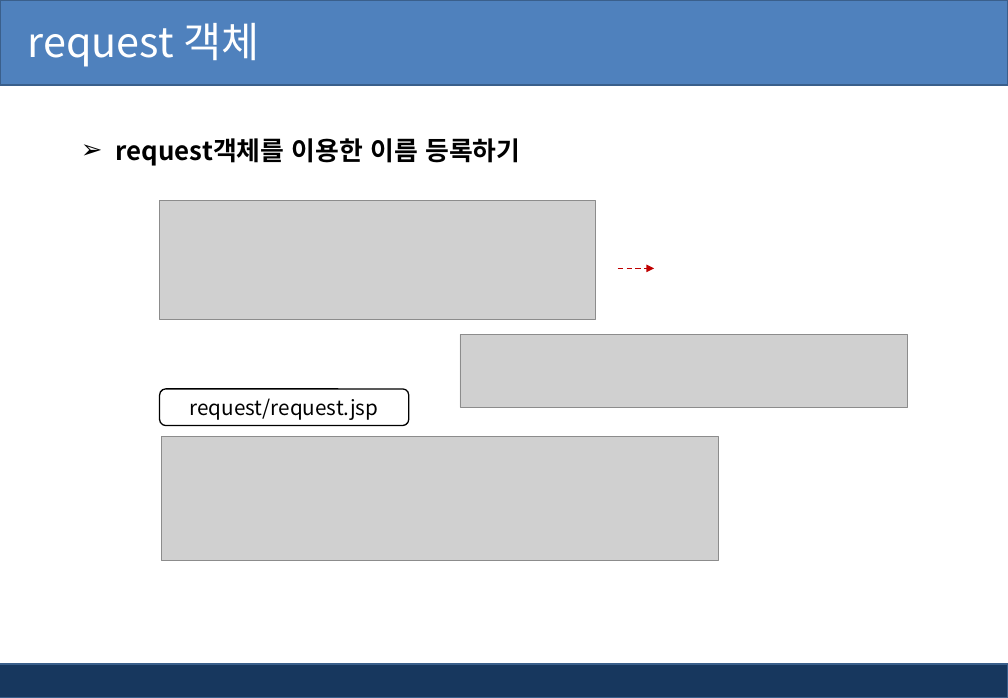
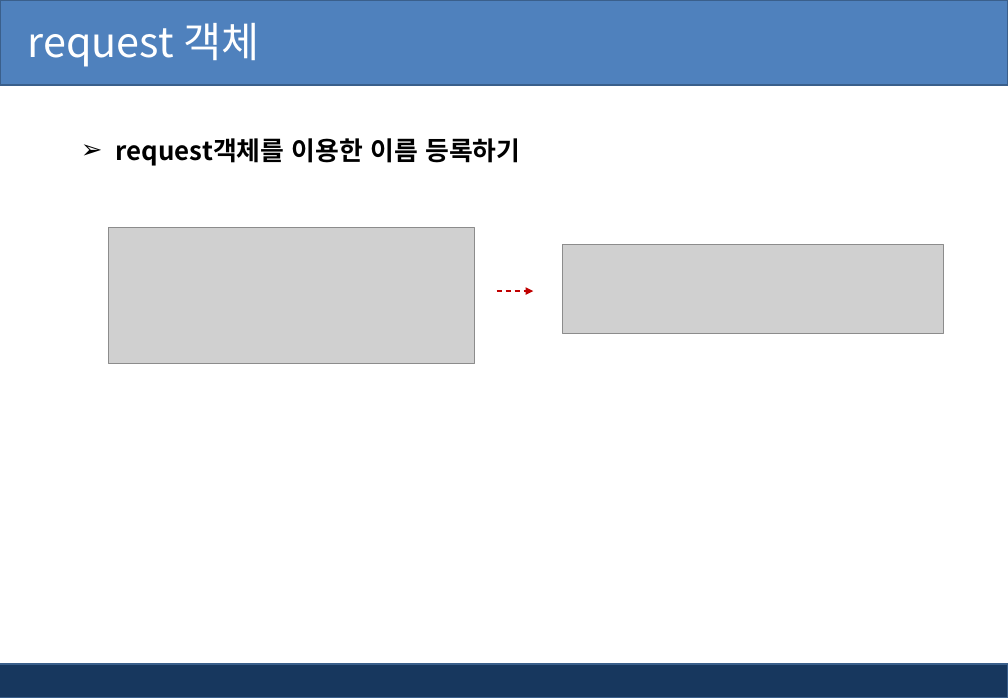
Before and after one commit to AhNyx/js_works, a slide deck: slide 3 of ppt/jsp_ppt/3장. jsp 내장 객체 및 폼.pptx. Drawn at 1008x698 pixels with LibreOffice and Linux fonts; fonts in the diff are those of the drawing; grey boxes stand for pictures; background and template pictures are left out. Boxes give left, top, right and bottom in pixels: in the first picture for what was removed or moved away, otherwise in the second. Text is boxed around its words. In the diff, an @@ line names an element or a change of style, - is before the commit and + after.

```diff
--- a/ppt/jsp_ppt/3장. jsp 내장 객체 및 폼.pptx
+++ b/ppt/jsp_ppt/3장. jsp 내장 객체 및 폼.pptx
@@ picture removed at (160, 200, 596, 319) @@
@@ picture added at (108, 228, 475, 364) @@
@@ picture added at (563, 245, 944, 333) @@
@@ arrow moved from (618, 268) - (654, 268) to (497, 291) - (533, 291) @@
@@ picture removed at (460, 334, 907, 407) @@
@@ rounded rectangle removed at (160, 389, 410, 425) @@
-request/request.jsp
@@ picture removed at (161, 437, 718, 560) @@
```
Also in this commit, not shown: 12 other slides changed, 1 slide added, 1 slide removed, 27 other files.
